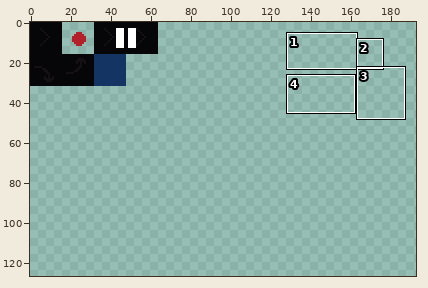
Two states of a sprite sheet, sprites.png. Above: a wide view before the commit, with the close-up outlined.
Close-up. The starting point:
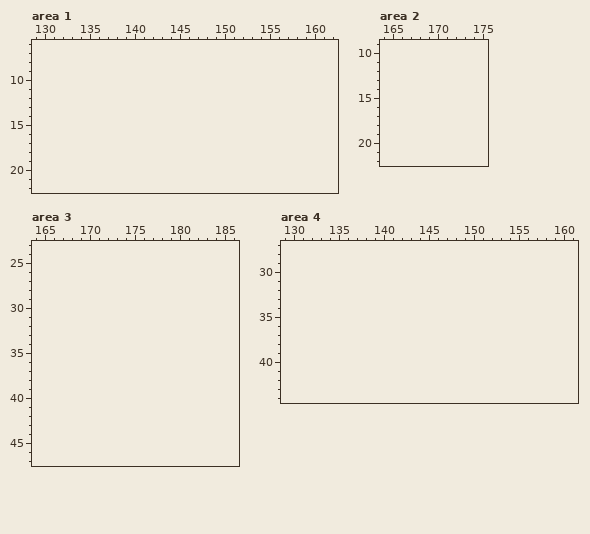
The file is 128x128 pixels. Shown: area 1: x 129..162, y 6..22; area 2: x 164..175, y 9..22; area 3: x 164..186, y 23..47; area 4: x 129..161, y 27..44. The old version is drawn lined up with the new one, on the new canvas. The wide view leaves out empty margins. The commit also changed other parts of the picture, which this record leaves out.
The same view after the edit:
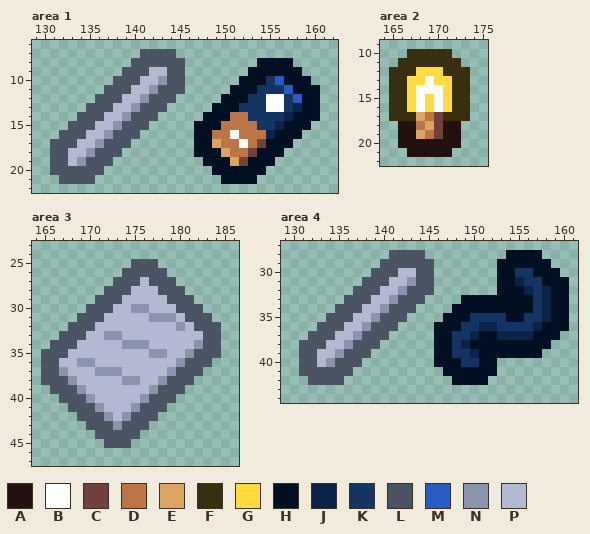
Palette (. is transparent): A #23110f  B #ffffff  C #71413b  D #bb7547  E #dba463  F #382f11  G #ffdb40  H #010f23  J #092349  K #143464  L #4a5462  M #285cc4  N #8b93af  P #b3b9d1
The edit:
canvas 128x128 -> 240x128
Changed rows in their new state; - is an unchanged pixel.
Area 1:
first column x 131:
 7 ----------LLLL----------------
 8 ---------LLLLLL--------HHHH---
 9 --------LLLPPLL-------HHHHHH--
10 -------LLLPPNLL------HHHKMHHH-
11 ------LLLPPNLLL-----HHHKKKMHHH
12 -----LLLPPNLLL-----HHHKKBBKMHH
13 ----LLLPPNLLL-----HHHKKKBBKJHH
14 ---LLLPPNLLL-----HHHDDKKKKJHHH
15 --LLLPPNLLL-----HHHDDDDKKJHHH-
16 -LLLPPNLLL------HHDDBDDDJHHH--
17 LLLPPNLLL-------HHEDDBDCHHH---
18 LLPPNLLL--------HHHEDDCHHH----
19 LLPNLLL----------HHHECHHH-----
20 LLLLLL------------HHHHHH------
21 -LLLL--------------HHHH-------
Area 2:
first column x 165:
10 --FFFFF--
11 -FFFFFFF-
12 FFFGGGFFF
13 FFGGBGGFF
14 FFGBBBGFF
15 FFGBGBGFF
16 FFGBGBGFF
17 FFFEDCFFF
18 -AADECAA-
19 -AAEDCAA-
20 -AAAAAAA-
21 --AAAAA--
Area 3:
first column x 165:
25 ----------LLL-------
26 ---------LLLLL------
27 --------LLLPLLL-----
28 -------LLLPPPLLL----
29 ------LLLPPPPPLLL---
30 -----LLLPPNNPPPLLL--
31 ----LLLPPPPPNNNPLLL-
32 ---LLLPPPPPPPPPNPLLL
33 --LLLPPNNPPPPPPPPPLL
34 -LLLPPPPPNNNPPPPPNLL
35 LLLPPPPPPPPPNNPPNLLL
36 LLPPNNPPPPPPPPPNLLL-
37 LLNPPPNNNPPPPPNLLL--
38 LLLNPPPPPNNPPNLLL---
39 -LLLNPPPPPPPNLLL----
40 --LLLNPPPPPNLLL-----
41 ---LLLNPPPNLLL------
42 ----LLLNPNLLL-------
43 -----LLLNLLL--------
44 ------LLLLL---------
45 -------LLL----------
Area 4:
first column x 131:
28 ----------LLLL---------HHHH---
29 ---------LLLLLL-------HHHHHH--
30 --------LLLPPLL-------HHKKHHH-
31 -------LLLPPNLL-------HHJKKHHH
32 ------LLLPPNLLL-------HHHJKJHH
33 -----LLLPPNLLL----HHHHHHHHKJHH
34 ----LLLPPNLLL----HHHHHHHHHKJHH
35 ---LLLPPNLLL----HHHKKKKHHKKJHH
36 --LLLPPNLLL----HHHKKJJKKKKJHHH
37 -LLLPPNLLL-----HHKKJHHJJJJHHH-
38 LLLPPNLLL------HHKJHHHHHHHHH--
39 LLPPNLLL-------HHKKJHHHHHHH---
40 LLPNLLL--------HHHKKHH--------
41 LLLLLL----------HHHHHH--------
42 -LLLL------------HHHH---------
Pixel boxes of the changes (left, top, right, bottom) in both close-ups:
added: (50, 49, 320, 184)
added: (389, 49, 470, 157)
added: (41, 259, 221, 448)
added: (299, 250, 569, 385)
